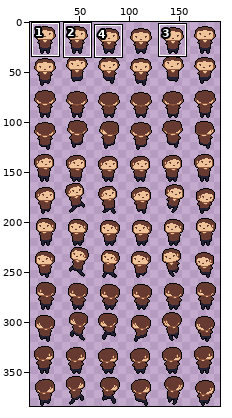
A sprite sheet gets an edit: StormScape/Entities/Player/Spritesheets/Base/player_base.png. Above, an overview of the earlier version with the close-up marked.
Close-up. Before:
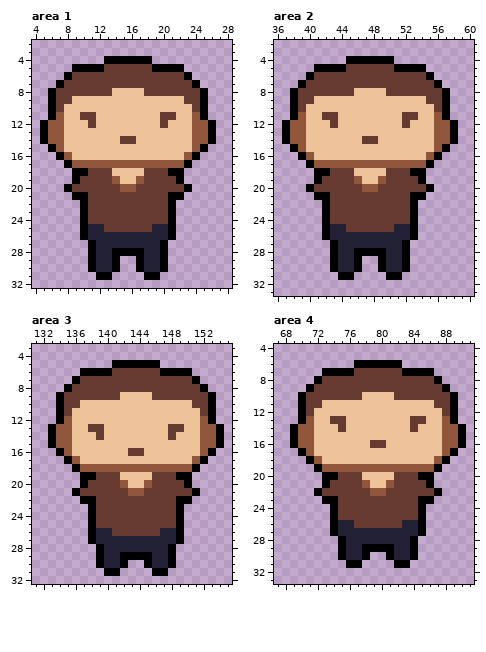
The file is 192x384 pixels. Shown: area 1: x 4..28, y 2..32; area 2: x 36..60, y 2..33; area 3: x 131..155, y 3..32; area 4: x 67..91, y 4..33. The wide view leaves out empty margins. The commit also changed other parts of the picture, which this record leaves out.
And afterwards:
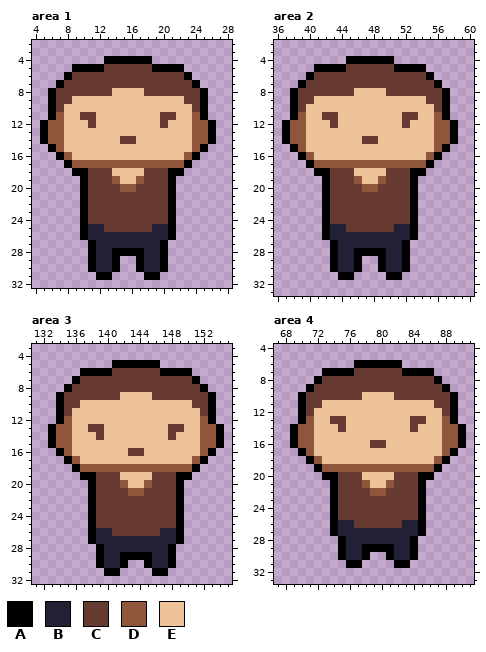
Palette (. is transparent): A #000000  B #222034  C #663931  D #8f563b  E #eec39a
From old to new:
Changed rows in their new state; - is an unchanged pixel.
Area 1:
first column x 8:
19 -.A----------A.-
20 ..A----------A..
21 -.------------.-
Area 2:
first column x 40:
19 -.A----------A.-
20 ..A----------A..
21 -.------------.-
Area 3:
first column x 136:
20 -.A----------A.-
21 ..A----------A..
22 -.------------.-
Area 4:
first column x 72:
21 -.A----------A.-
22 ..A----------A..
23 -.------------.-
